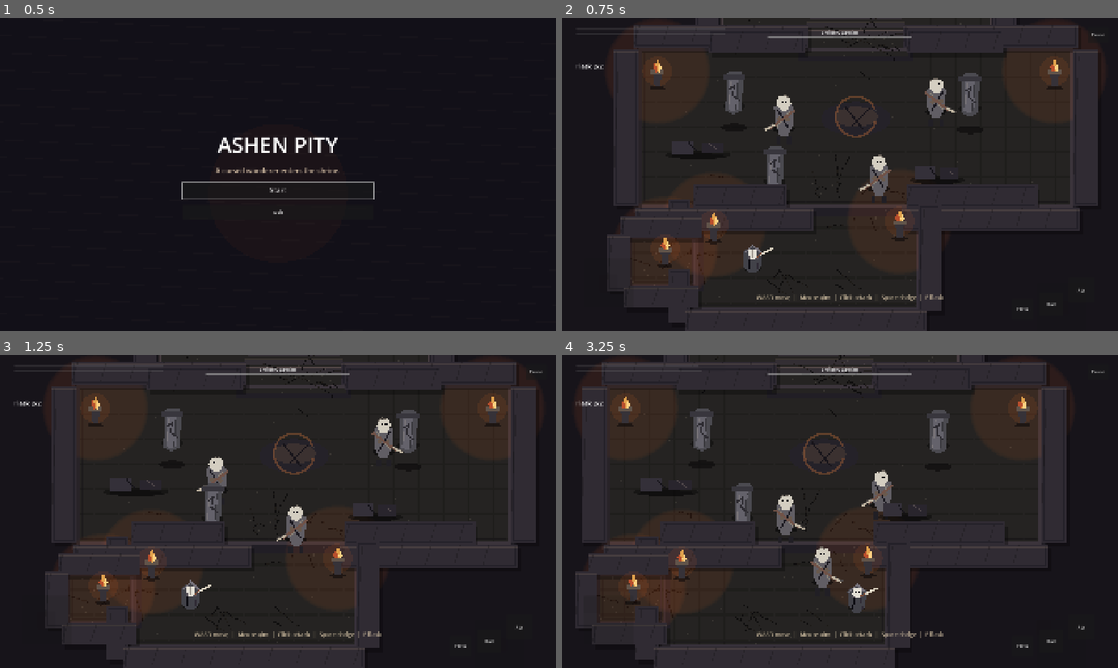
Above: before the commit, frames 1-4 (two rows, left to right).
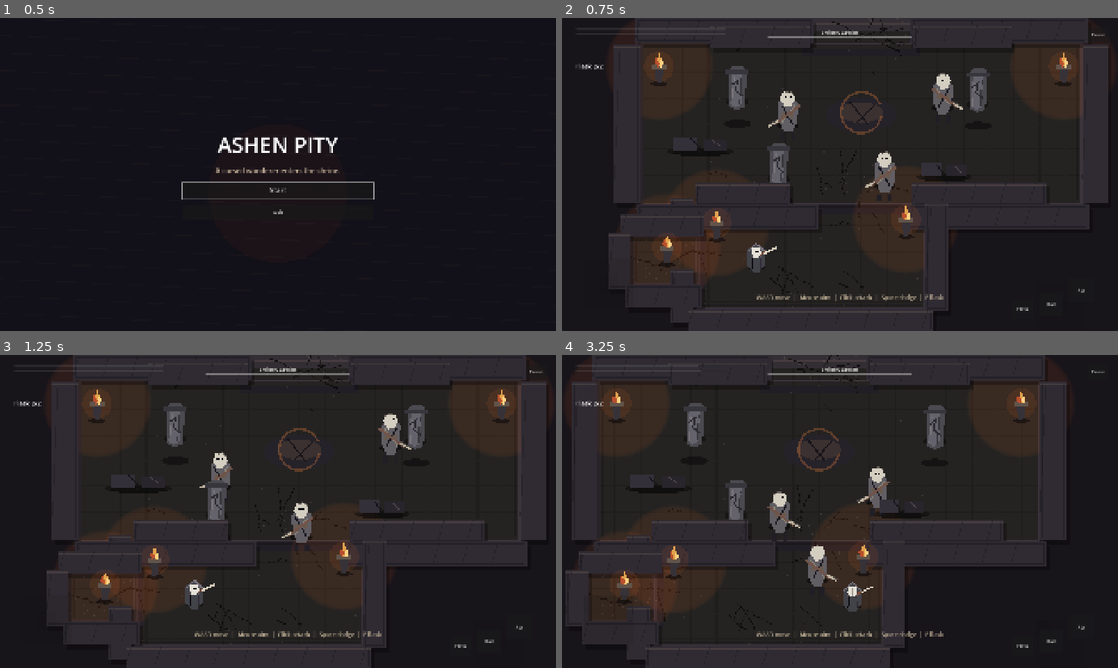
Above: after the commit, the same moments.

Repository: Seifeldin02/AshenPity
Game: Godot game, scene res://scenes/boot/Boot.tscn
Same seed, same stepped clock (60 frames per second), same inputs: the game is played once before the commit and once after it.
Inputs (mouse positions are in pixels of both pictures, inside the frame that each line leads up to):
- Up to frame 1 (0.5 s): no input
- Up to frame 2 (0.75 s): click "Start" at 0.5 s
- Up to frame 3 (1.25 s): no input
- Up to frame 4 (3.25 s): move the mouse to (962, 495) at 1.27 s; hold D (move_right) 1.28-2 s; tap Space (dodge) at 1.35 s; click (962, 495) at 1.42 s; drag from (728, 527) to (884, 583) at 2.02 s; move the mouse to (895, 442) at 2.77 s; hold D (move_right) from 2.78 s (still down); click (895, 442) at 2.85 s

Frame 1 is identical in both runs. In frame 2, 7.8% of the frame differs, in the area x 8-99%, y 0-100%; in frame 3, 7.6%; in frame 4, 8.1%, in the area x 0-91%, y 0-100%.

Commit message:
fix: resolve remaining world visibility and camera issues

Diff:
--- a/scenes/arena/ShrineArena.tscn
+++ b/scenes/arena/ShrineArena.tscn
@@ -45,11 +45,11 @@
 [node name="ArenaCamera" type="Camera2D" parent="World"]
 unique_name_in_owner = true
 position_smoothing_enabled = true
-position_smoothing_speed = 6.5
+position_smoothing_speed = 7.0
 limit_left = -940
 limit_top = -650
 limit_right = 940
 limit_bottom = 650
 limit_smoothed = true
-zoom = Vector2(1.08, 1.08)
+zoom = Vector2(1.1, 1.1)
 enabled = true
--- a/scripts/world/ShrineArena.gd
+++ b/scripts/world/ShrineArena.gd
@@ -25,6 +25,7 @@
 func _ready() -> void:
 	_rng.seed = 1312
 	y_sort_enabled = false
+	_enforce_render_layer_integrity()
 	_build_collision()
 	_build_world_props()
 	_spawn_combatants()
@@ -54,8 +55,26 @@
 	camera.limit_top = Route.CAMERA_LIMIT_TOP
 	camera.limit_right = Route.CAMERA_LIMIT_RIGHT
 	camera.limit_bottom = Route.CAMERA_LIMIT_BOTTOM
+	camera.zoom = Vector2(1.10, 1.10)
 	camera.global_position = Route.clamped_to_camera_limits(player.global_position if is_instance_valid(player) else Vector2.ZERO)
 	camera.reset_smoothing()
+
+
+func _enforce_render_layer_integrity() -> void:
+	var ground: Node2D = %Ground
+	var decals: Node2D = %GroundDecals
+	var shadows: Node2D = %Shadows
+	var foreground: Node2D = %ForegroundCanopy
+	ground.y_sort_enabled = false
+	decals.y_sort_enabled = false
+	shadows.y_sort_enabled = false
+	foreground.y_sort_enabled = false
+	actors_and_tall_props.y_sort_enabled = true
+	ground.z_index = 0
+	decals.z_index = 1
+	shadows.z_index = 2
+	actors_and_tall_props.z_index = 10
+	foreground.z_index = 20
 
 
 func _update_camera(delta: float) -> void:
